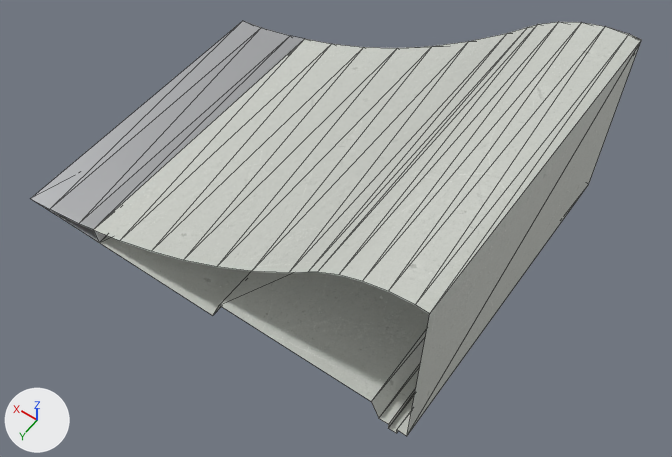
The glTF model public/katalog/modelle/jump-ramp-sjr-75.gltf as it was, and as the next commit left it.
The view is the same before and after, from a camera (50 mm lens) standing at (-1.379, 1.775, 2.666) and looking at (-0.234, 0.173, 0.148). The axes (+X, +Y, +Z) are drawn at lower left. The lights are the same throughout. The picture after the commit comes second. Mesh edges are drawn as thin lines. Vertices at exactly the same position are counted once.

The first picture shows 'SK0851_Jump-Ramp_SJR-75.001'.
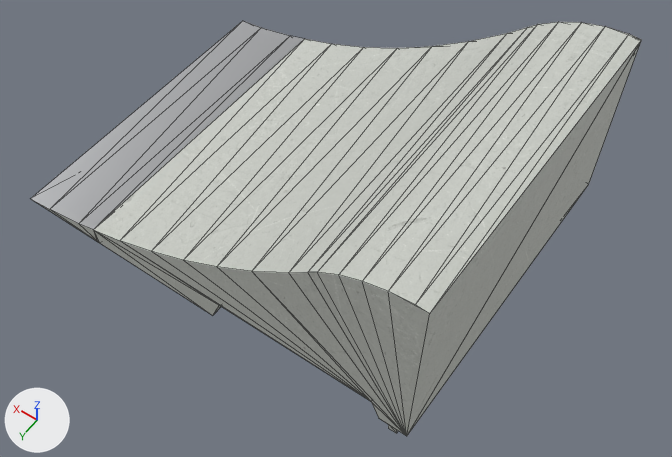
Where the change shows, as pixel boxes [x1, y1, x2, y2] in the pictures (672 x 457 px):
part 1 of me_sk0851_jump_ramp_sjr_75_001, built on: before [94, 230, 107, 242]; after [33, 200, 429, 436]
part 2 of me_sk0851_jump_ramp_sjr_75_001, surface changed: [44, 49, 591, 435] in both

Edits to the bpy script that builds the scene:
```text
Change me_sk0851_jump_ramp_sjr_75_001:
    used by ob_sk0851_jump_ramp_sjr_75_001; location = (0.0, 0.0, 0.0)
    remove me_sk0851_jump_ramp_sjr_75_001.from_pydata(...)  # 54 vertices, 82 faces; spans x -0.84..0.84, y -0.62..0.62, z 0.0..0.73
    add me_sk0851_jump_ramp_sjr_75_001.from_pydata(...)  # 55 vertices, 108 faces; spans x -0.84..0.84, y -0.62..0.62, z 0.0..0.73
    me_sk0851_jump_ramp_sjr_75_001 part 1
    4 faces are deleted
    1 vertex is added at (0.5, 0.62, 0.0)
    29 new faces join them, mat_beton
    me_sk0851_jump_ramp_sjr_75_001 part 2: 80 kept faces spanning x -0.84..0.84, y -0.62..0.62, z 0.0..0.73 get new texture (UV) coordinates
    other edits to the shape of me_sk0851_jump_ramp_sjr_75_001 do not show in these pictures
```
